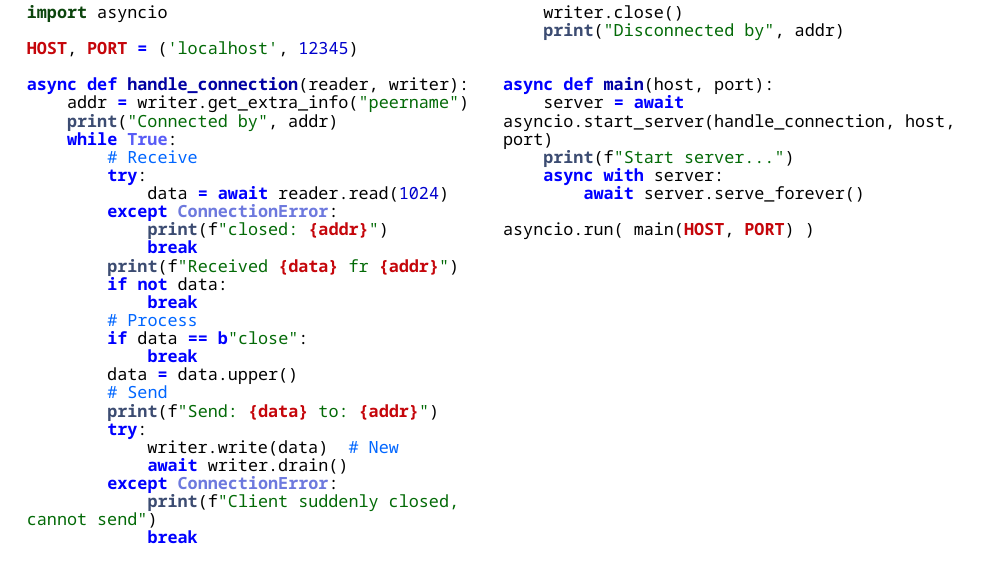
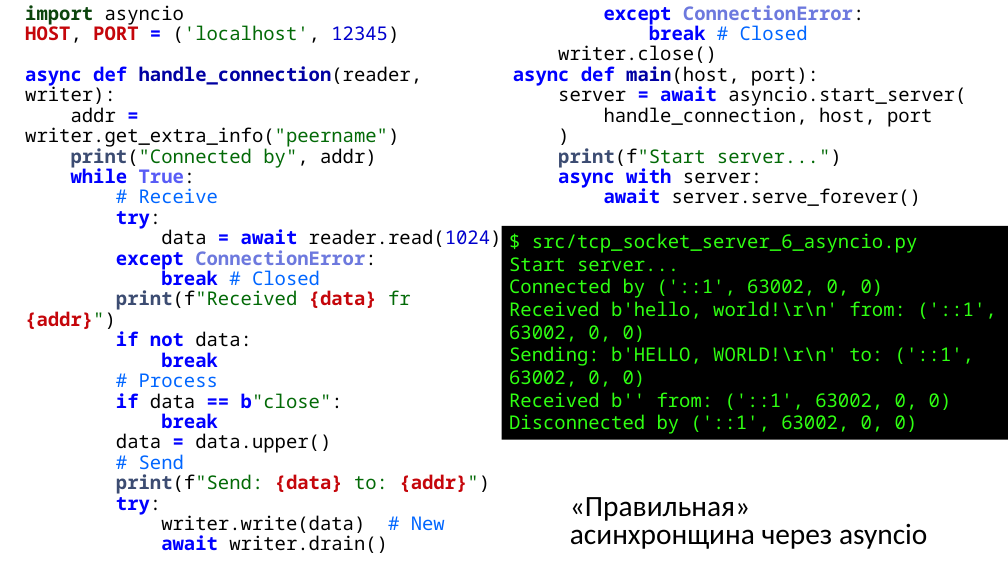
Before and after one commit to xtrueman/network_programming, a slide deck: slide 38 of Sockets.pptx (slide 36 before the commit). Drawn at 1008x567 pixels with LibreOffice and Linux fonts; fonts in the diff are those of the drawing. Boxes give left, top, right and bottom in pixels: in the first picture for what was removed or moved away, otherwise in the second. Text is boxed around its words. In the diff, an @@ line names an element or a change of style, - is before the commit and + after.

Commit message:
socket examples / asyncio

```diff
--- a/Sockets.pptx
+++ b/Sockets.pptx
@@ text at (25,5,502,553): text changed; size 16 to 18 pt @@
-import asyncio
-HOST, PORT = ('localhost', 12345)
-async def handle_connection(reader, writer):
-addr = writer.get_extra_info("peername")
-print("Connected by", addr)
-while True:
-# Receive
-try:
-data = await reader.read(1024)
-except ConnectionError:
-print(f"closed: {addr}")
-break
-print(f"Received {data} fr {addr}")
-if not data:
-break
-# Process
-if data == b"close":
-break
-data = data.upper()
-# Send
-print(f"Send: {data} to: {addr}")
-try:
-writer.write(data) # New
-await writer.drain()
-except ConnectionError:
-print(f"Client suddenly closed, cannot send")
-break
-writer.close()
-print("Disconnected by", addr)
-async def main(host, port):
-server = await asyncio.start_server(handle_connection, host, port)
-print(f"Start server...")
-async with server:
-await server.serve_forever()
-asyncio.run( main(HOST, PORT) )
+import asyncio
+HOST, PORT = ('localhost', 12345)
+async def handle_connection(reader, writer):
+addr = writer.get_extra_info("peername")
+print("Connected by", addr)
+while True:
+# Receive
+try:
+data = await reader.read(1024)
+except ConnectionError:
+break # Closed
+print(f"Received {data} fr {addr}")
+if not data:
+break
+# Process
+if data == b"close":
+break
+data = data.upper()
+# Send
+print(f"Send: {data} to: {addr}")
+try:
+writer.write(data) # New
+await writer.drain()
+except ConnectionError:
+break # Closed
+writer.close()
+async def main(host, port):
+server = await asyncio.start_server(
+handle_connection, host, port
+)
+print(f"Start server...")
+async with server:
+await server.serve_forever()
+asyncio.run( main(HOST, PORT) )
@@ rectangle added at (502,226,1008,440), fill #000000, 18 pt, text #2FFF12 @@
+$ src/tcp_socket_server_6_asyncio.py
+Start server...
+Connected by ('::1', 63002, 0, 0)
+Received b'hello, world!\r\n' from: ('::1', 63002, 0, 0)
+Sending: b'HELLO, WORLD!\r\n' to: ('::1', 63002, 0, 0)
+Received b'' from: ('::1', 63002, 0, 0)
+Disconnected by ('::1', 63002, 0, 0)
@@ title added at (570,497,927,549), 28 pt, text #000000 @@
+«Правильная» асинхронщина через asyncio
```
Also in this commit, not shown: 1 other slide changed, 2 slides added, 7 other files.
